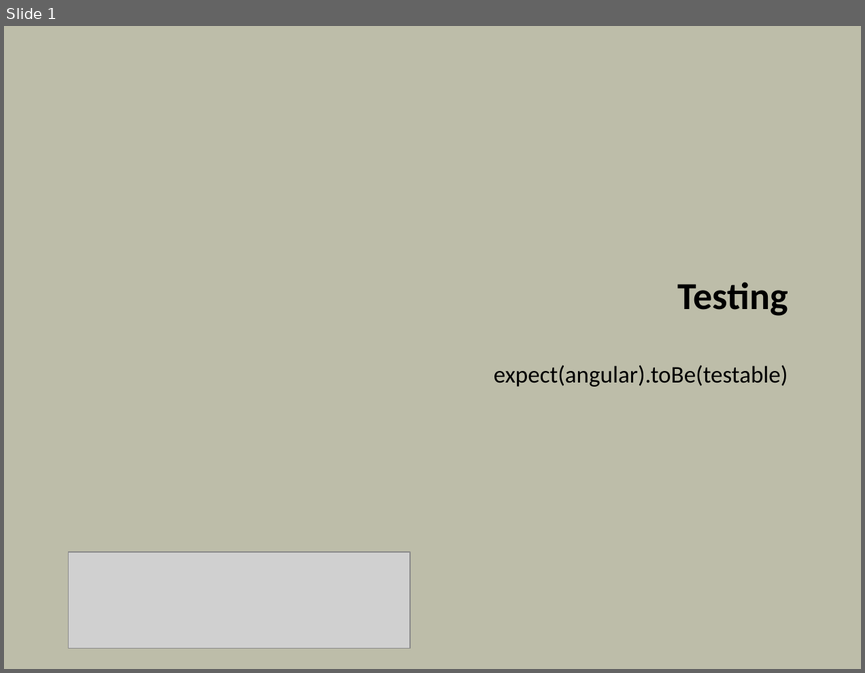
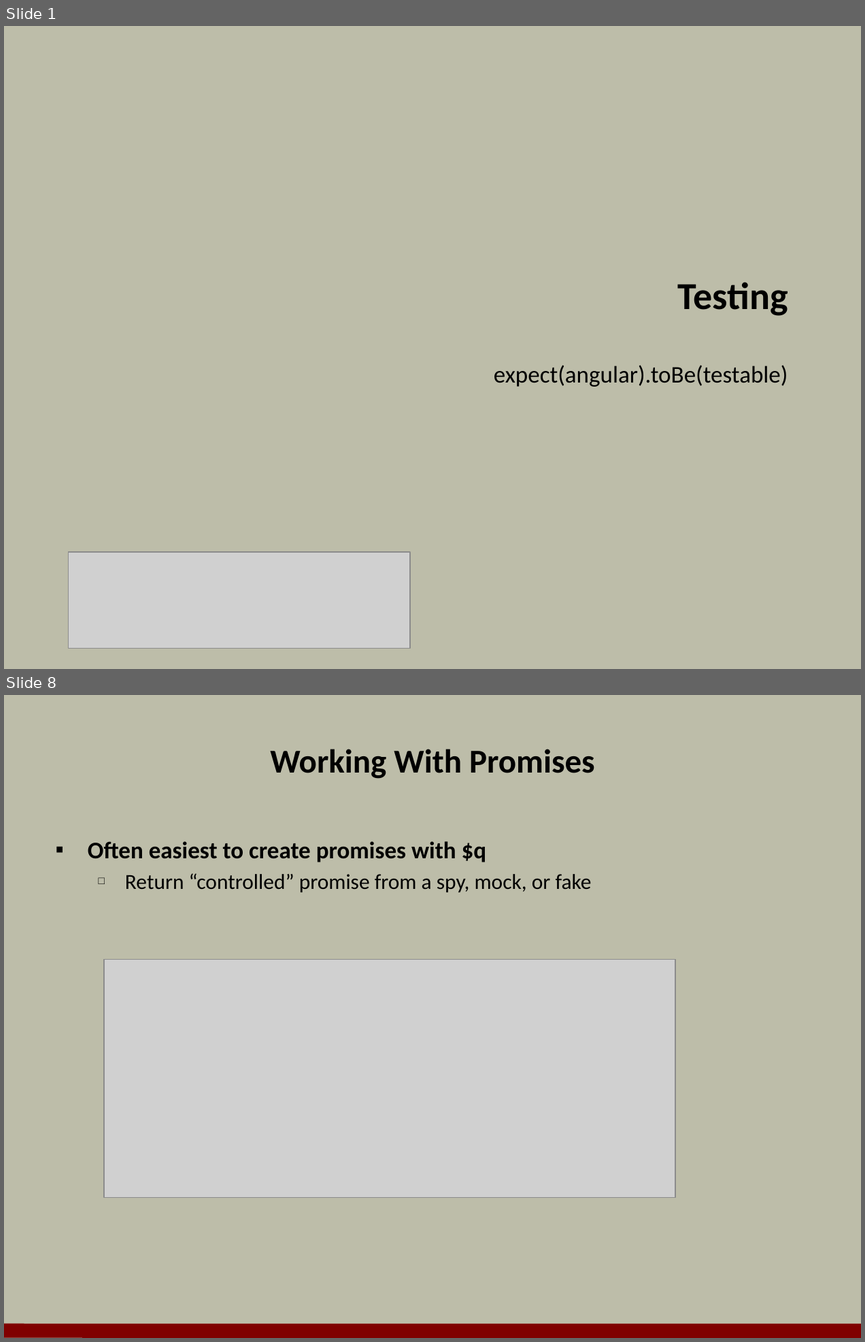
Before and after one commit to OdeToCode/classes, a slide deck: angularjs/slides/06_Testing.pptx. Shown one above the other, each under a label of ours: slide 1 before the commit, slides 1 and 8 after it; the slides between them are not shown. The pictures are 865x673 and 865x1342 pixels, drawn with LibreOffice and Linux fonts; fonts in the diff are those of the drawing; grey boxes stand for pictures; background and template pictures are left out. Boxes give left, top, right and bottom in pixels: in the first picture for what was removed or moved away, otherwise in the second. Text is boxed around its words. In the diff, an @@ line names an element or a change of style, - is before the commit and + after.

```diff
--- a/angularjs/slides/06_Testing.pptx
+++ b/angularjs/slides/06_Testing.pptx
@@ slide 8 added at [4, 695, 861, 1338], background #BDBDA9 @@
@@ title added at [270, 749, 595, 779], 28 pt, text #000000, bold @@
+Working With Promises
@@ text added at [88, 841, 592, 892], 18 pt, text #000000 @@
+▪ Often easiest to create promises with $q
+  □ Return “controlled” promise from a spy, mock, or fake
@@ picture added at [104, 959, 676, 1197] @@
@@ line added from (4, 1330) to (861, 1331), #800000 12 pt @@
```
Also in this commit, not shown: 9 other slides added, 1 slide removed, 44 other files.
